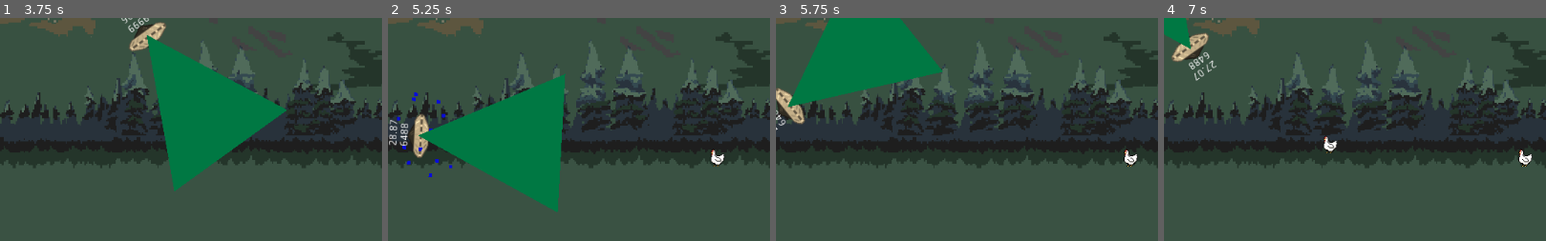
Above: before the commit, frames 1-4 (left to right).
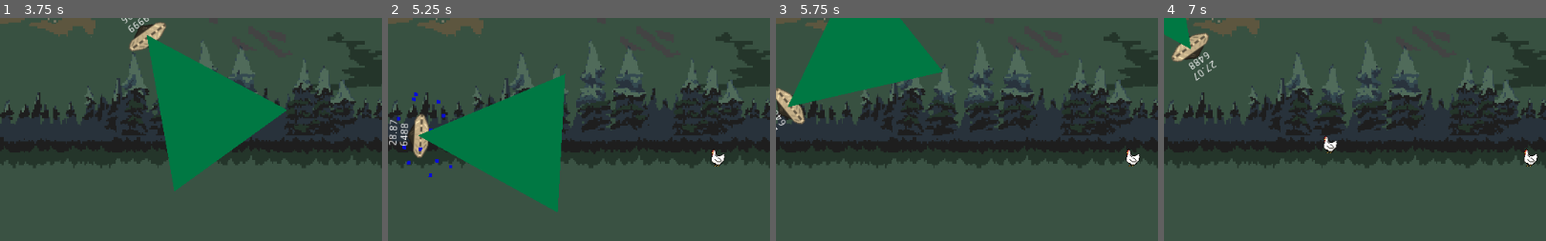
Above: after the commit, the same moments.

Repository: Beat1823/LudumDare52
Game: Godot game, scene res://Game/MainScene.tscn
Two runs of this game, one before a commit and one after it. Both use one fixed random seed, a clock stepped at 60 frames per second and the inputs below.
Inputs:
- Up to frame 1 (3.75 s): tap Enter at 0.5 s; hold Right (Right) 0.53-1.28 s; hold Space (TractorBeam) 0.53-1.28 s; hold Down (Down) 1.28-2.03 s; tap Space (TractorBeam) at 1.35, 2.85 s; hold Right (Right) 2.03-2.78 s; hold Space (TractorBeam) 2.03-2.78 s; hold Up (Up) 2.78-3.53 s; hold Left (Left) from 3.53 s (still down); hold Space (TractorBeam) from 3.53 s (still down)
- Up to frame 2 (5.25 s): release Space (TractorBeam) at 4.28 s; tap Space (TractorBeam) at 4.35 s; release Left (Left) at 5.03 s; hold Down (Down) from 5.03 s (still down); hold Space (TractorBeam) from 5.03 s (still down)
- Up to frame 3 (5.75 s): keep holding Down (Down); keep holding Space (TractorBeam)
- Up to frame 4 (7 s): release Down (Down) at 5.78 s; release Space (TractorBeam) at 5.78 s; hold Right (Right) 5.78-6.53 s; tap Space (TractorBeam) at 5.85 s; hold Up (Up) from 6.53 s (still down); hold Space (TractorBeam) from 6.53 s (still down)
The pictures show only the part of the screen within x 43-93%, y 50-100%; the shares and areas given below are measured in that part.

Frame 1 is identical in both runs. In frame 2, 0.1% of the frame differs, in the area x 84-89%, y 58-67%; in frame 3, 0.2%; in frame 4, 0.3%, in the area x 42-98%, y 56-67%.

Commit message:
Added random creatures movement (still needs work)

Diff:
--- a/Game/NPCS/Chicken/Chicken.tscn
+++ b/Game/NPCS/Chicken/Chicken.tscn
@@ -40,6 +40,7 @@
 scale = Vector2( 0.5, 0.5 )
 frames = SubResource( 1 )
 animation = "Chicken"
+frame = 2
 playing = true
 
 [node name="CollisionShape2D" type="CollisionShape2D" parent="."]
@@ -49,11 +50,12 @@
 [node name="VisibilityNotifier2D" type="VisibilityNotifier2D" parent="."]
 
 [node name="SpawnImpulseTimer" type="Timer" parent="."]
-wait_time = 2.0
 one_shot = true
+autostart = true
 
 [node name="MovementTimer" type="Timer" parent="."]
 wait_time = 30.0
 autostart = true
 
 [connection signal="body_entered" from="." to="." method="_on_enemy_body_entered"]
+[connection signal="timeout" from="SpawnImpulseTimer" to="." method="_on_SpawnImpulseTimer_timeout"]
--- a/Game/NPCS/Cow/Cow.tscn
+++ b/Game/NPCS/Cow/Cow.tscn
@@ -40,6 +40,7 @@
 scale = Vector2( 2, 2 )
 frames = SubResource( 1 )
 animation = "Cow"
+frame = 3
 playing = true
 
 [node name="CollisionShape2D" type="CollisionShape2D" parent="."]
@@ -49,11 +50,12 @@
 [node name="VisibilityNotifier2D" type="VisibilityNotifier2D" parent="."]
 
 [node name="SpawnImpulseTimer" type="Timer" parent="."]
-wait_time = 2.0
 one_shot = true
+autostart = true
 
 [node name="MovementTimer" type="Timer" parent="."]
 wait_time = 30.0
 autostart = true
 
 [connection signal="body_shape_entered" from="." to="." method="_on_enemy_body_entered"]
+[connection signal="timeout" from="SpawnImpulseTimer" to="." method="_on_SpawnImpulseTimer_timeout"]
--- a/Game/NPCS/NeutralNpc.gd
+++ b/Game/NPCS/NeutralNpc.gd
@@ -1,8 +1,21 @@
 extends RigidBody2D
+export var  is_moving = false
+var direction_moving = 1
+export var speedX = 10
 
 func _ready():
 	$AnimatedSprite.playing = true
 	add_to_group("enemies")
+	mode =RigidBody2D.MODE_RIGID
+	direction_moving = sign (rand_range(-1,1))
+func _integrate_forces(state):
+	if (is_moving):
+		set_applied_force( Vector2(speedX*direction_moving,0))
+
 
 func _on_VisibilityNotifier2D_viewport_exited(viewport):
 	queue_free()
+
+
+func _on_SpawnImpulseTimer_timeout():
+	is_moving = true
--- a/Game/NPCS/NeutralNpc.tscn
+++ b/Game/NPCS/NeutralNpc.tscn
@@ -46,4 +46,13 @@
 
 [node name="VisibilityNotifier2D" type="VisibilityNotifier2D" parent="."]
 
+[node name="SpawnImpulseTimer" type="Timer" parent="."]
+one_shot = true
+autostart = true
+
+[node name="MovementTimer" type="Timer" parent="."]
+wait_time = 30.0
+autostart = true
+
 [connection signal="viewport_exited" from="VisibilityNotifier2D" to="." method="_on_VisibilityNotifier2D_viewport_exited"]
+[connection signal="timeout" from="SpawnImpulseTimer" to="." method="_on_SpawnImpulseTimer_timeout"]
--- a/Game/UFO/PlayerUFO.gd
+++ b/Game/UFO/PlayerUFO.gd
@@ -187,3 +187,9 @@
 func tryEmitColisionParticles (impactPoin):
 	if (!$CollisionShape2D/HitParticles.emitting):
 		$CollisionShape2D/HitParticles.restart()
+
+
+func _on_TracktorBeamArea_body_entered(body):
+	if (body.is_in_group("enemies")):
+		body.mode = RigidBody2D.MODE_RIGID
+		body.is_moving = false
--- a/Game/UFO/PlayerUFO.tscn
+++ b/Game/UFO/PlayerUFO.tscn
@@ -136,6 +136,7 @@
 stream = ExtResource( 10 )
 volume_db = -6.001
 
+[connection signal="body_entered" from="TracktorBeamArea" to="." method="_on_TracktorBeamArea_body_entered"]
 [connection signal="body_entered" from="HarvestArea" to="." method="_on_HarvestArea_body_entered"]
 [connection signal="timeout" from="StabilizationTimer" to="." method="_on_StabilizationTimer_timeout"]
 [connection signal="timeout" from="EnergyUpdateTimer" to="." method="_on_EnergyUpdateTimer_timeout"]
